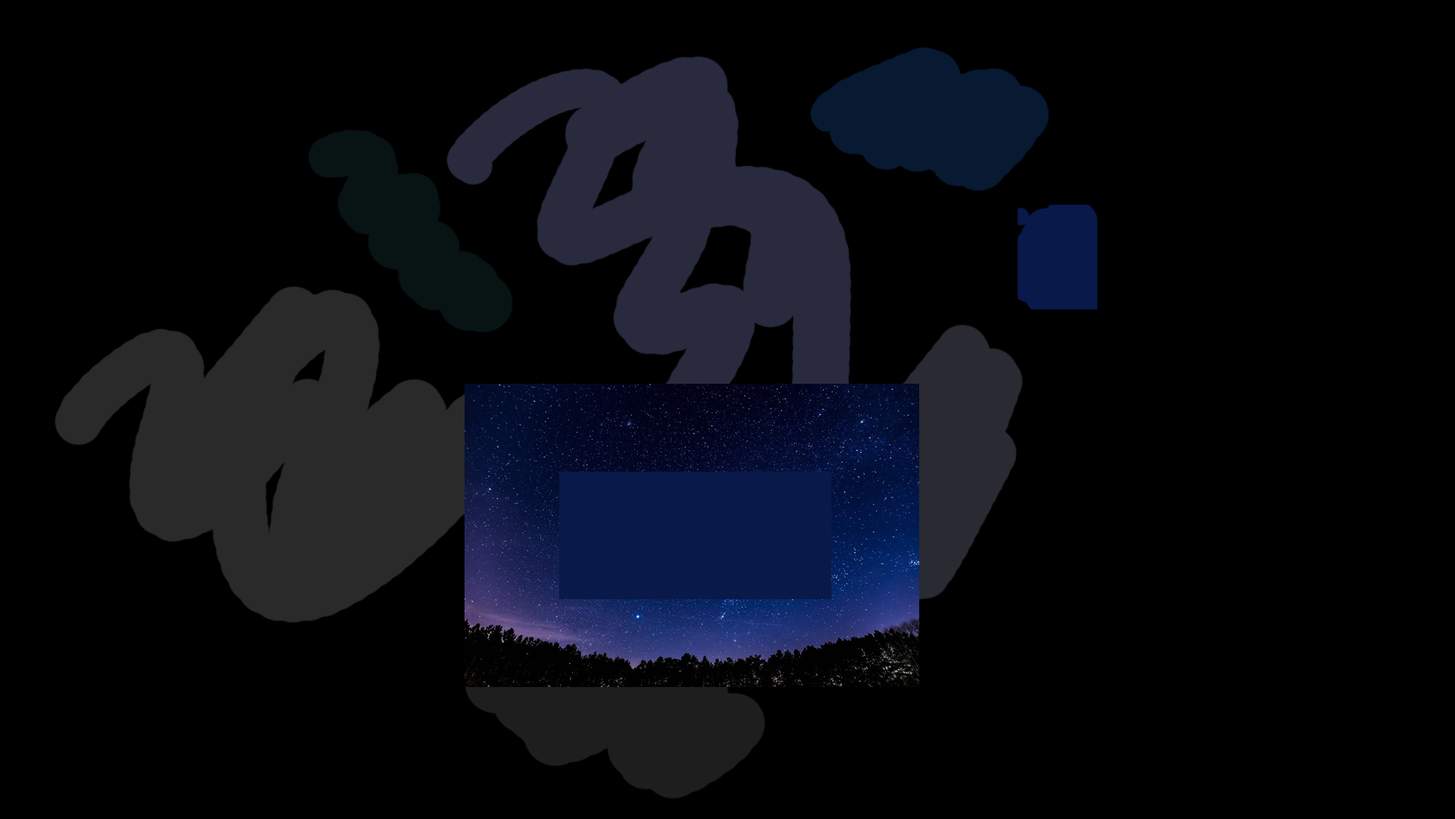
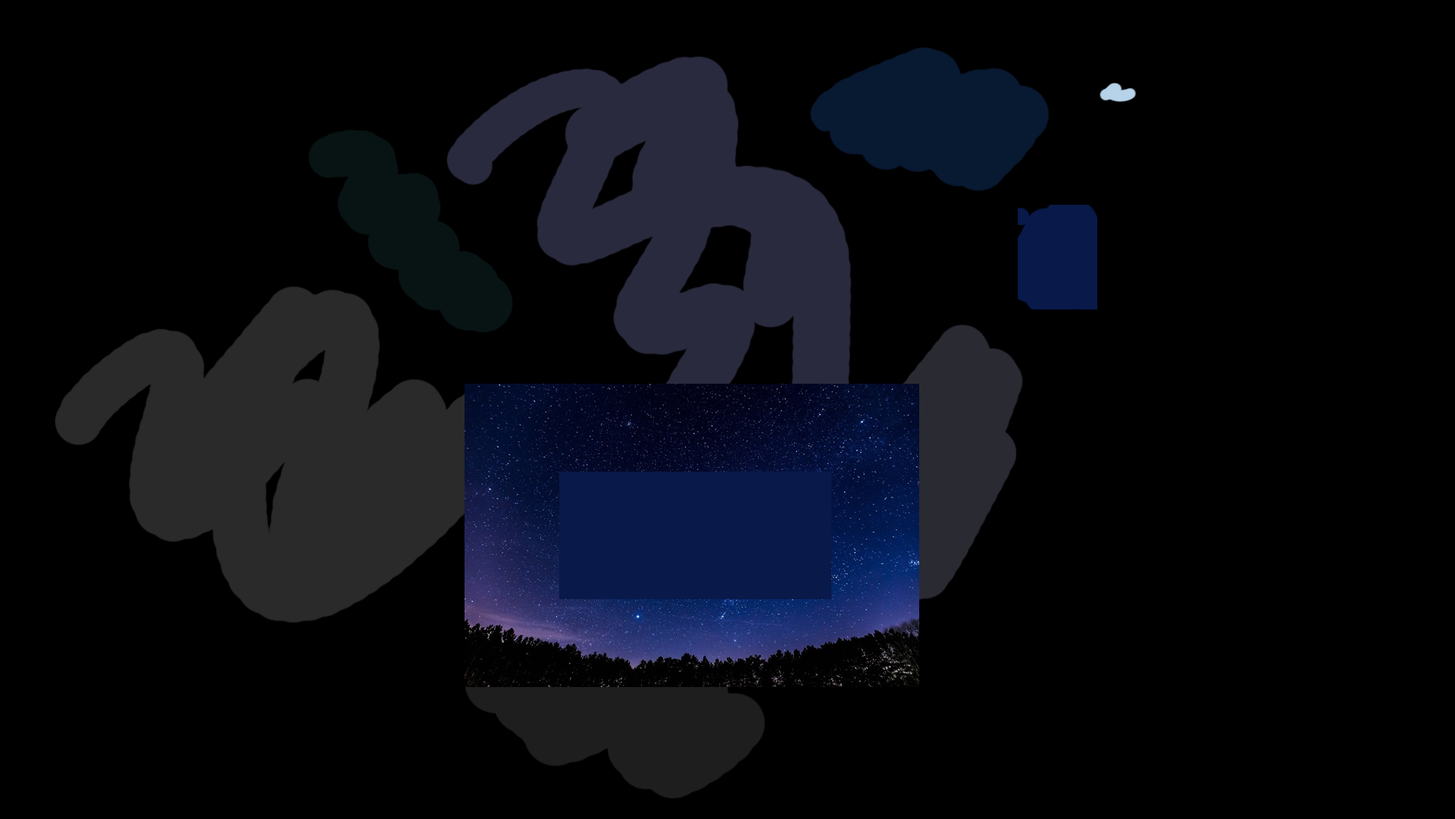
The second 1455x819 image is a revision of the first. Changes to its layers:
painted on "Layer 2" over [1099, 81, 1137, 103]
